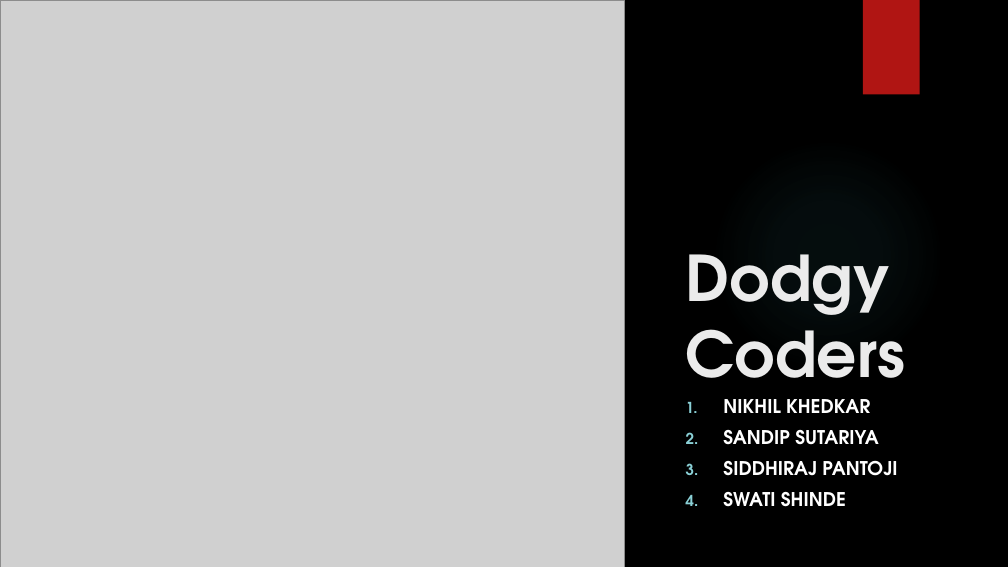
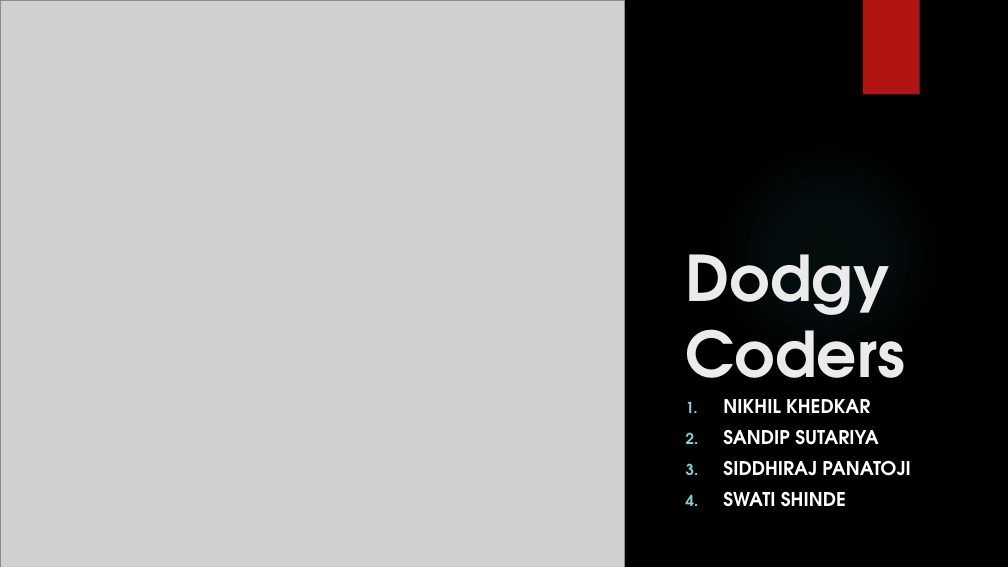
Before and after one commit to Swati0619/Hack2018, a slide deck: slide 1 of The Ultimate Crypto Challenge - Dodgy Coders.pptx. Drawn at 1008x567 pixels with LibreOffice and Linux fonts; fonts in the diff are those of the drawing; grey boxes stand for pictures; background and template pictures are left out. Boxes give left, top, right and bottom in pixels: in the first picture for what was removed or moved away, otherwise in the second. Text is boxed around its words. In the diff, an @@ line names an element or a change of style, - is before the commit and + after.

```diff
--- a/The Ultimate Crypto Challenge - Dodgy Coders.pptx
+++ b/The Ultimate Crypto Challenge - Dodgy Coders.pptx
@@ subtitle at bbox=[723, 460, 910, 476]: text changed @@
-3. SIDDHIRAJ PANTOJI
+3. SIDDHIRAJ PANATOJI
```
Also in this commit, not shown: 2 other slides changed, 1 slide removed.
